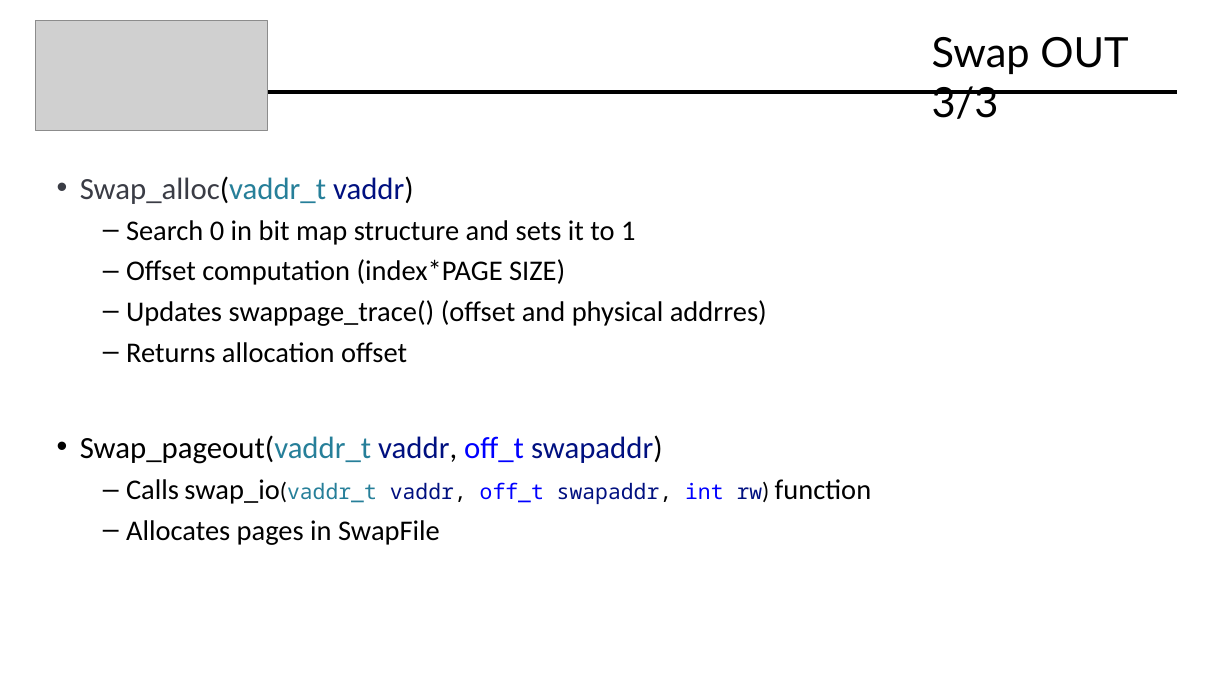
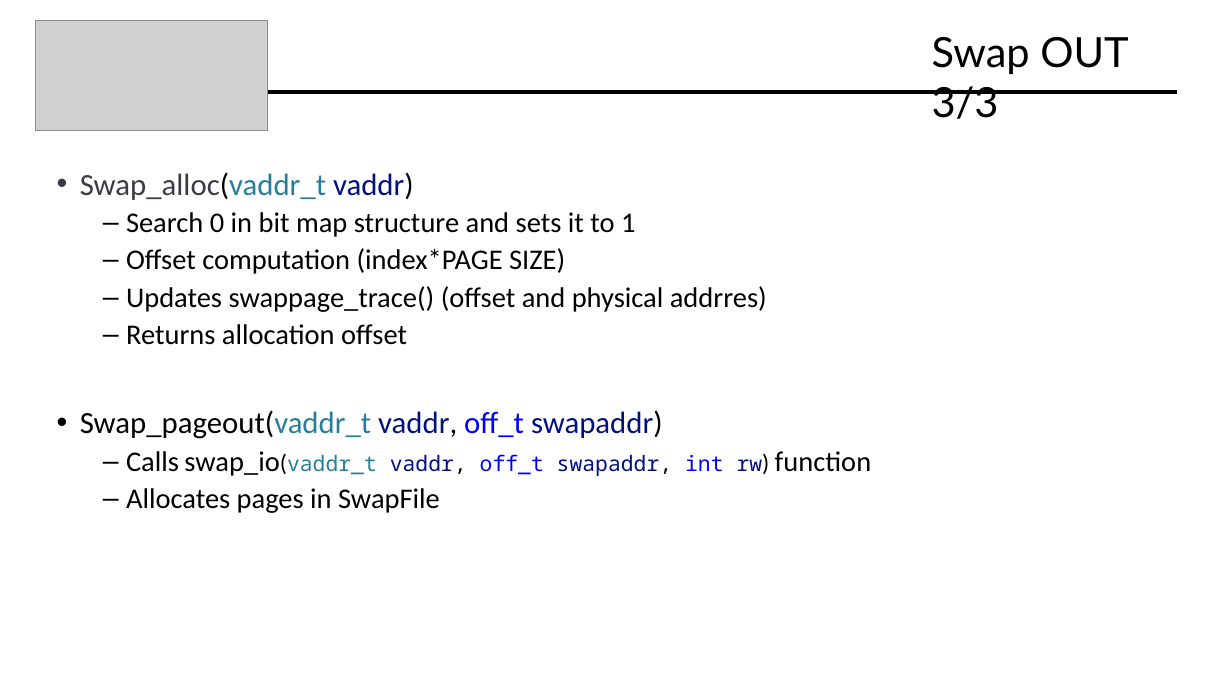
Before and after one commit to Davide619/OS161, a slide deck: slide 36 of Presentazione Progetto OS161.pptx (slide 28 before the commit). Drawn at 1232x693 pixels with LibreOffice and Linux fonts; fonts in the diff are those of the drawing; grey boxes stand for pictures. Boxes give left, top, right and bottom in pixels: in the first picture for what was removed or moved away, otherwise in the second. Text is boxed around its words. In the diff, an @@ line names an element or a change of style, - is before the commit and + after.

```diff
--- a/Presentazione Progetto OS161.pptx
+++ b/Presentazione Progetto OS161.pptx
@@ text "Swap_alloc(vaddr_t vaddr)" at [80, 172, 871, 513]: line spacing 1 to 0.9 @@
```
Also in this commit, not shown: 5 other slides changed.
